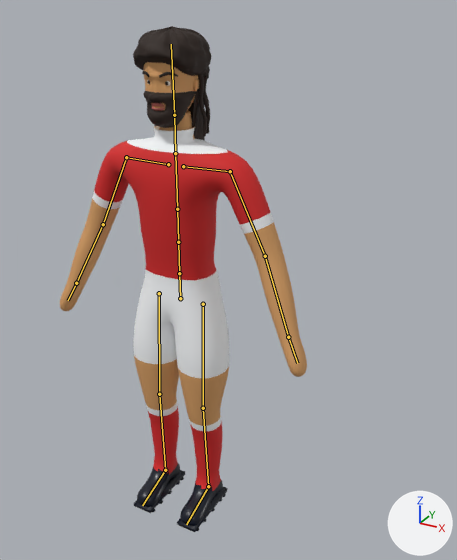
The Blender file blender/player.blend, before and after one commit.
Before and after are seen from a 50 mm lens placed at (1.16, -1.74, 1.92), pointed at (0.26, -0.12, 1.11). Lighting does not change. The marker at lower right points along +X, +Y and +Z. The first picture is the older version. The bones that change, and the others that lie on the model, are drawn over the model as lines.

The first picture shows 'Beard_full', 'Hair_afro', 'Hair_braids', 'Hair_curly', 'Hair_long', 'Player'.
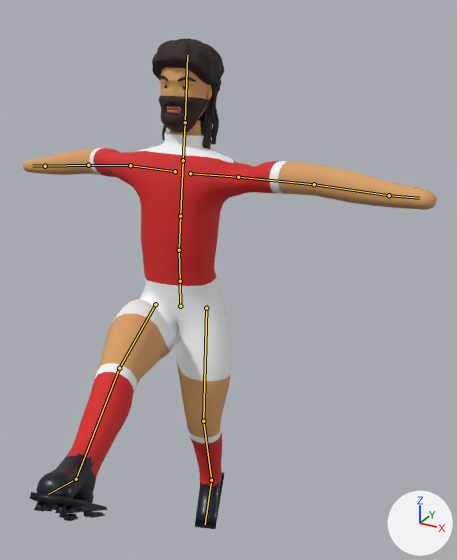
The newer file adds an action. The first version stands in its rest pose; the second is drawn at frame 10 of the action 'cross'.

Scene script edits in JSON lines:
```json
{"block": "bone_hips", "where": "bone_hips = bpy.data.objects['Armature'].pose.bones['Hips']"}
{"op": "set", "path": "bone_hips.location", "old": "(0.0, 0.0, 0.0)", "new": "(0.0, -0.03, 0.0)"}
{"op": "set", "path": "bone_hips.rotation_euler", "old": "(0.0, 0.0, 0.0)", "new": "(0.0, 0.349, 0.0)", "note": "degrees (0, 0, 0) -> degrees (0, 20, 0)"}
{"block": "bone_spine1", "where": "bone_spine1 = bpy.data.objects['Armature'].pose.bones['Spine1']  # child of 'Spine'"}
{"op": "set", "path": "bone_spine1.rotation_euler", "old": "(0.0, 0.0, 0.0)", "new": "(-0.175, -0.244, 0.0)", "note": "degrees (0, 0, 0) -> degrees (-10, -14, 0)"}
{"block": "bone_leftarm", "where": "bone_leftarm = bpy.data.objects['Armature'].pose.bones['LeftArm']  # child of 'LeftShoulder'"}
{"op": "set", "path": "bone_leftarm.rotation_euler", "old": "(0.0, 0.0, 0.0)", "new": "(-0.314, 0.0, -1.152)", "note": "degrees (0, 0, 0) -> degrees (-18, 0, -66)"}
{"block": "bone_rightarm", "where": "bone_rightarm = bpy.data.objects['Armature'].pose.bones['RightArm']  # child of 'RightShoulder'"}
{"op": "set", "path": "bone_rightarm.rotation_euler", "old": "(0.0, 0.0, 0.0)", "new": "(0.454, 0.0, 1.012)", "note": "degrees (0, 0, 0) -> degrees (26, 0, 58)"}
{"block": "bone_leftupleg", "where": "bone_leftupleg = bpy.data.objects['Armature'].pose.bones['LeftUpLeg']  # child of 'Hips'"}
{"op": "set", "path": "bone_leftupleg.rotation_euler", "old": "(0.0, 0.0, 0.0)", "new": "(-0.209, 0.0, 0.0)", "note": "degrees (0, 0, 0) -> degrees (-12, 0, 0)"}
{"block": "bone_leftleg", "where": "bone_leftleg = bpy.data.objects['Armature'].pose.bones['LeftLeg']  # child of 'LeftUpLeg'"}
{"op": "set", "path": "bone_leftleg.rotation_euler", "old": "(0.0, 0.0, 0.0)", "new": "(0.454, 0.0, 0.0)", "note": "degrees (0, 0, 0) -> degrees (26, 0, 0)"}
{"block": "bone_rightupleg", "where": "bone_rightupleg = bpy.data.objects['Armature'].pose.bones['RightUpLeg']  # child of 'Hips'"}
{"op": "set", "path": "bone_rightupleg.rotation_euler", "old": "(0.0, 0.0, 0.0)", "new": "(-1.501, 0.0, 0.0)", "note": "degrees (0, 0, 0) -> degrees (-86, 0, 0)"}
{"block": "bone_rightleg", "where": "bone_rightleg = bpy.data.objects['Armature'].pose.bones['RightLeg']  # child of 'RightUpLeg'"}
{"op": "set", "path": "bone_rightleg.rotation_euler", "old": "(0.0, 0.0, 0.0)", "new": "(0.14, 0.0, 0.0)", "note": "degrees (0, 0, 0) -> degrees (8, 0, 0)"}
{"block": "bone_rightfoot", "where": "bone_rightfoot = bpy.data.objects['Armature'].pose.bones['RightFoot']  # child of 'RightLeg'"}
{"op": "set", "path": "bone_rightfoot.rotation_euler", "old": "(0.0, 0.0, 0.0)", "new": "(0.524, 0.0, 0.0)", "note": "degrees (0, 0, 0) -> degrees (30, 0, 0)"}
```

Pixel boxes [x1, y1, x2, y2] of what changed, in the pictures (457 x 560 px):
```json
{"object": "Player", "change": "posed", "before": [60, 62, 307, 532], "after": [23, 67, 437, 529], "on screen": "67% wider"}
{"object": "Hair_afro", "change": "posed", "before": [133, 26, 211, 79], "after": [152, 38, 224, 97]}
{"object": "Beard_full", "change": "posed", "before": [144, 91, 195, 128], "after": [158, 96, 208, 132]}
{"object": "Hair_braids", "change": "posed", "before": [155, 74, 210, 136], "after": [162, 84, 219, 145]}
{"object": "Hair_long", "change": "posed", "before": [188, 88, 205, 141], "after": [198, 98, 213, 149], "on screen": "11% narrower"}
{"object": "Hair_curly", "change": "posed", "before": [187, 68, 210, 76], "after": [158, 78, 220, 88], "on screen": "mostly hidden"}
{"bone": "Hips", "before": "(180, 298) to (179, 273)", "after": "(180, 306) to (180, 281)"}
{"bone": "Spine1", "before": "(178, 242) to (177, 209)", "after": "(179, 250) to (180, 216)"}
{"bone": "LeftArm", "before": "(230, 171) to (265, 256)", "after": "(238, 177) to (314, 184)"}
{"bone": "RightArm", "before": "(126, 157) to (103, 224)", "after": "(130, 165) to (88, 165)"}
{"bone": "LeftUpLeg", "before": "(203, 304) to (203, 408)", "after": "(206, 308) to (203, 421)"}
{"bone": "LeftLeg", "before": "(203, 408) to (208, 486)", "after": "(203, 421) to (211, 480)"}
{"bone": "RightUpLeg", "before": "(159, 293) to (159, 394)", "after": "(155, 304) to (119, 368)"}
{"bone": "RightLeg", "before": "(159, 394) to (165, 470)", "after": "(119, 368) to (76, 479)"}
{"bone": "RightFoot", "before": "(165, 470) to (142, 505)", "after": "(76, 479) to (48, 494)"}
```
